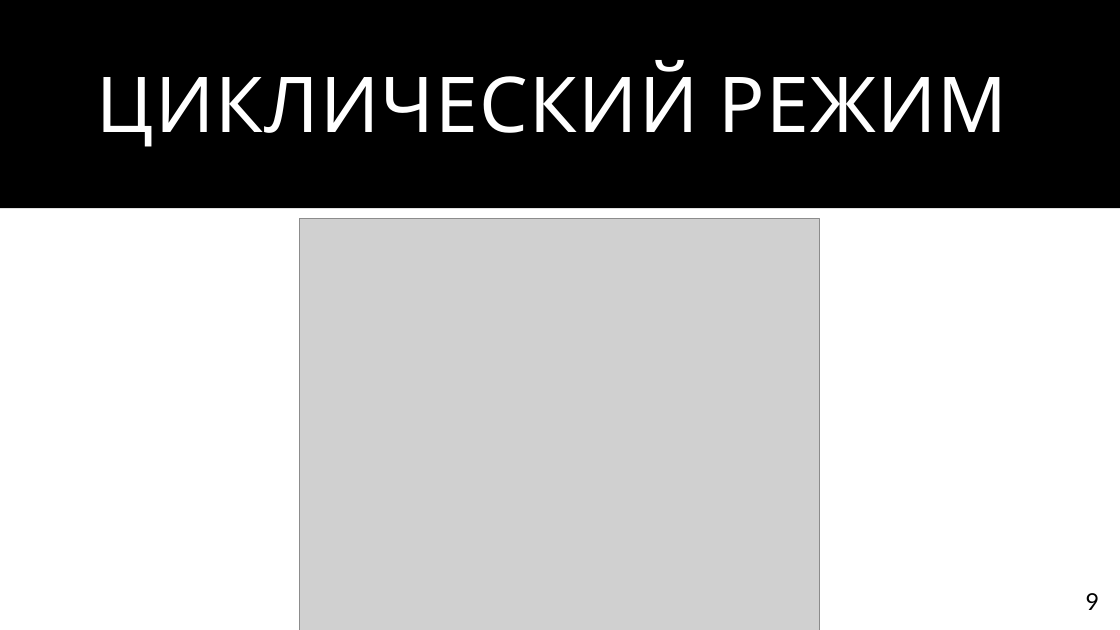
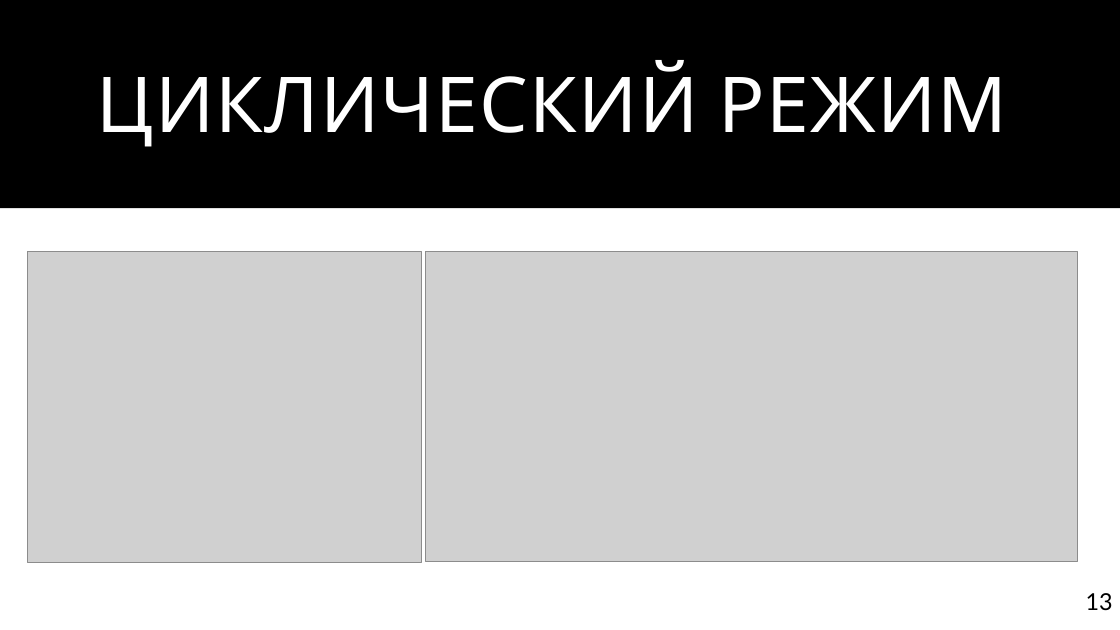
Before and after one commit to DafterT/FQW-SIG, a slide deck: slide 13 of Presentation/Защита СИГ.pptx (slide 9 before the commit). Drawn at 1120x630 pixels with LibreOffice and Linux fonts; fonts in the diff are those of the drawing; grey boxes stand for pictures. Boxes give left, top, right and bottom in pixels: in the first picture for what was removed or moved away, otherwise in the second. Text is boxed around its words. In the diff, an @@ line names an element or a change of style, - is before the commit and + after.

```diff
--- a/Presentation/Защита СИГ.pptx
+++ b/Presentation/Защита СИГ.pptx
@@ picture: place and size @@
-picture at (299, 219, 819, 630)
+picture at (28, 251, 422, 562)
@@ picture added at (426, 251, 1078, 561) @@
@@ page number at (1086, 593, 1113, 611): text changed @@
-9
+13
```
Also in this commit, not shown: 3 other slides changed, 9 slides added, 9 slides removed, 19 other files.
